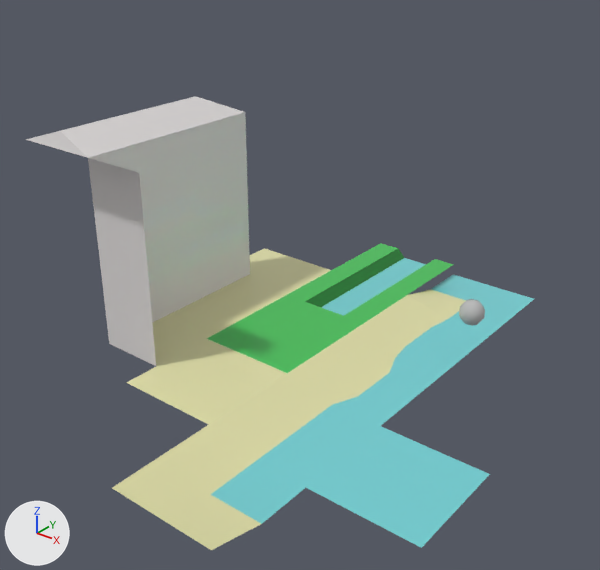
A saved change to the FBX model Assets/Tiles/3D/SM_FinalTiles.fbx.
One viewpoint serves both versions: a camera (50 mm lens) standing at (10.1, -11.76, 8.24) and looking at (0.52, 0.22, 0.81). The axes (+X, +Y, +Z) are drawn at lower left. The lights are the same throughout. Where no turn or scale is listed for an object, it has been applied to the vertices.

Objects in the first picture: 'Grass', 'Sand', 'Wall_InnerCorner', 'Wall_InnerCorner_Extension', 'Wall_OuterCorner', 'Wall_Up', 'Wall_Up_Extension', 'Water', 'Water_Sand_Inner_Corner', 'Water_Sand_varA', 'Water_Sand_varB', 'Water_Sand_varC'.
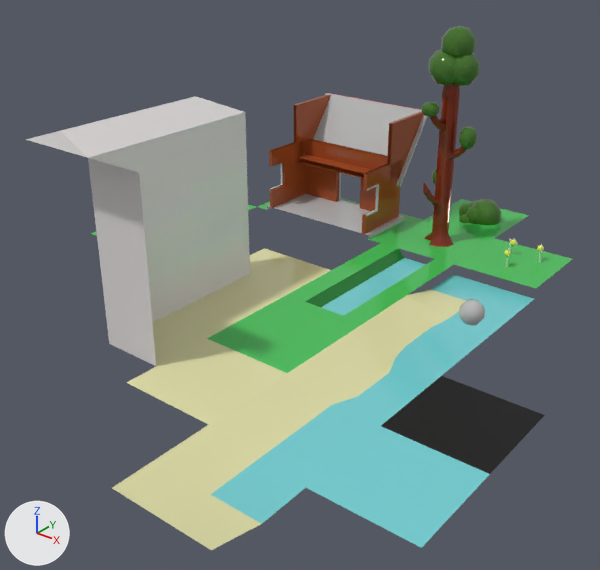
Where the change shows, as pixel boxes [x1, y1, x2, y2] in the pictures (600 x 570 px):
'Water_Deep_Part', added (black)
    after: [381, 376, 544, 474]
'Grass_House_Base001', added (brown)
    after: [258, 139, 359, 220]
'Grass_House_Base', added
    after: [317, 148, 423, 243]
'Grass_House_Roof001', added
    after: [294, 93, 375, 173]
'Grass_Tree_Stump', added
    after: [382, 168, 494, 264]
'Grass_House_Roof', added
    after: [340, 102, 428, 187]
'Grass_Tree_Flowers', added (green)
    after: [454, 238, 572, 288]
'Tree_Top', added (green)
    after: [429, 26, 480, 93]
'Tree_Middle', added
    after: [421, 91, 477, 179]
'Grass_Bush', added (green)
    after: [424, 199, 529, 238]

Edits to the bpy script that builds the scene:
```text
Add ob_water_deep_part:
    ob_water_deep_part = bpy.data.objects.new('Water_Deep_Part', me_mesh_031)  # 16 vertices, 13 faces; spans x -1.0..1.0, y -1.0..1.0, z 0.1; in mat_material__200_slot__1 (black #000000), mat_material__200_slot__2 (black #000000), mat_material__200_slot__3 (black #000000), mat_material__200_slot__4 (black #000000)
    ob_water_deep_part.location = (5.0, -1.0, 0.0)
Add ob_grass_house_base:
    ob_grass_house_base = bpy.data.objects.new('Grass_House_Base', me_mesh_022)  # 72 vertices, 40 faces; spans x -1.0..1.0, y -1.0..1.0, z 0.35..2.0; in mat_grass (green #44c057), mat_material__25 (grey #bcbcbc), mat_wood (brown #a04b24), mat_roof (pink #ef8787)
    ob_grass_house_base.location = (-1.0, 5.0, 0.0)
Add ob_tree_top:
    ob_tree_top = bpy.data.objects.new('Tree_Top', me_mesh_030)  # 288 vertices, 532 faces; spans x -0.536..0.617, y -0.496..0.589, z 0.0..1.424; in mat_material__52 (brown #7c270e), mat_bush (dark green #406f23)
    ob_tree_top.location = (1.0, 5.0, 4.0)
Add ob_grass_house_base001:
    ob_grass_house_base001 = bpy.data.objects.new('Grass_House_Base001', me_mesh_026)  # 72 vertices, 40 faces; spans x -1.0..1.0, y -1.0..1.0, z 0.35..2.0; in mat_grass (green #44c057), mat_material__25 (grey #bcbcbc), mat_wood (brown #a04b24), mat_roof (pink #ef8787)
    ob_grass_house_base001.location = (-3.0, 5.0, 0.0)
Add ob_grass_house_roof001:
    ob_grass_house_roof001 = bpy.data.objects.new('Grass_House_Roof001', me_mesh_025)  # 34 vertices, 22 faces; spans x -0.62..1.0, y 0.0..1.58, z -0.67..1.03; in mat_grass (green #44c057), mat_material__25 (grey #bcbcbc), mat_wood (brown #a04b24), mat_roof (pink #ef8787)
    ob_grass_house_roof001.location = (-3.0, 5.0, 2.0)
Add ob_grass_house_roof:
    ob_grass_house_roof = bpy.data.objects.new('Grass_House_Roof', me_mesh_023)  # 34 vertices, 22 faces; spans x -1.0..0.62, y 0.0..1.58, z -0.67..1.03; in mat_grass (green #44c057), mat_material__25 (grey #bcbcbc), mat_wood (brown #a04b24), mat_roof (pink #ef8787)
    ob_grass_house_roof.location = (-1.0, 5.0, 2.0)
Add ob_tree_middle:
    ob_tree_middle = bpy.data.objects.new('Tree_Middle', me_mesh_029)  # 444 vertices, 800 faces; spans x -0.35..0.8, y -0.73..0.65, z 0.0..2.0; in mat_material__52 (brown #7c270e), mat_bush (dark green #406f23)
    ob_tree_middle.location = (1.0, 5.0, 2.0)
Add ob_grass_tree_stump:
    ob_grass_tree_stump = bpy.data.objects.new('Grass_Tree_Stump', me_mesh_024)  # 370 vertices, 654 faces; spans x -1.0..1.0, y -1.0..1.0, z 0.35..2.08; in mat_grass (green #44c057), mat_material__52 (brown #7c270e), mat_bush (dark green #406f23)
    ob_grass_tree_stump.location = (1.0, 5.0, 0.0)
Add ob_grass_bush:
    ob_grass_bush = bpy.data.objects.new('Grass_Bush', me_mesh_028)  # 214 vertices, 251 faces; spans x -1.0..1.0, y -1.0..1.0, z 0.04..0.9; in mat_grass (green #44c057), mat_bush (dark green #406f23)
    ob_grass_bush.location = (1.0, 6.99, 0.0)
Add ob_grass_tree_flowers:
    ob_grass_tree_flowers = bpy.data.objects.new('Grass_Tree_Flowers', me_mesh_027)  # 541 vertices, 992 faces; spans x -1.0..1.0, y -1.0..1.0, z 0.35..0.77; in mat_grass (green #44c057), mat_light_green (green #9dd69f), mat_bright_yellow (yellow #e7f656), mat_matte_white (white #ebdede)
    ob_grass_tree_flowers.location = (3.0, 5.0, 0.0)
```
